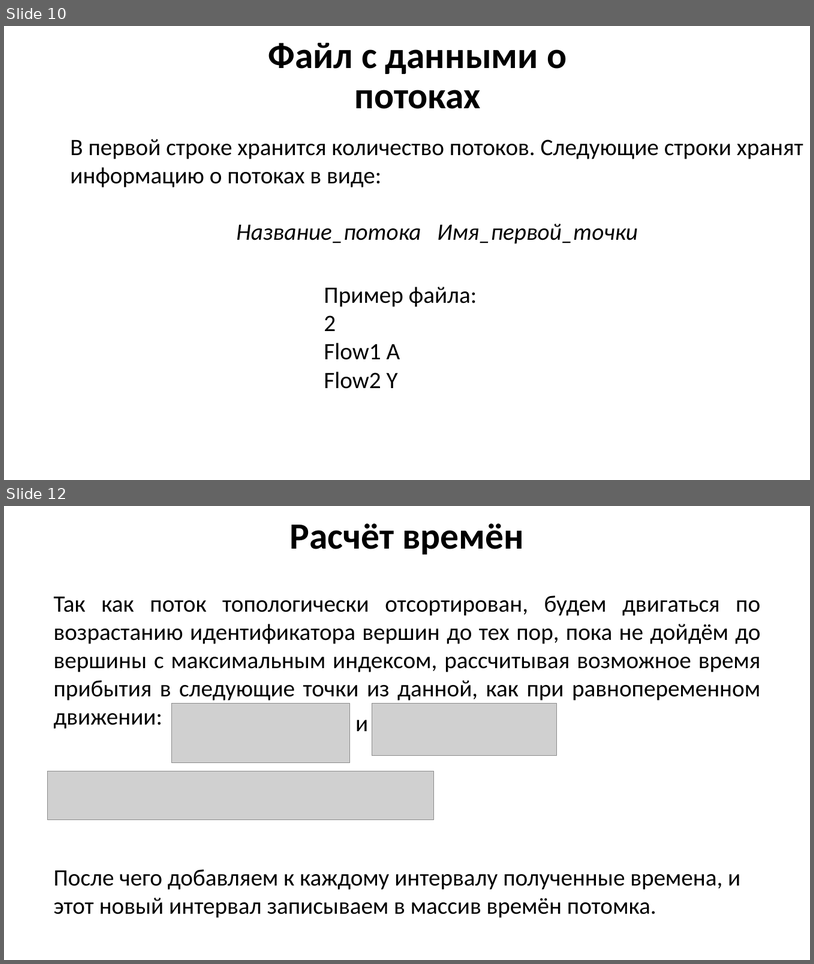
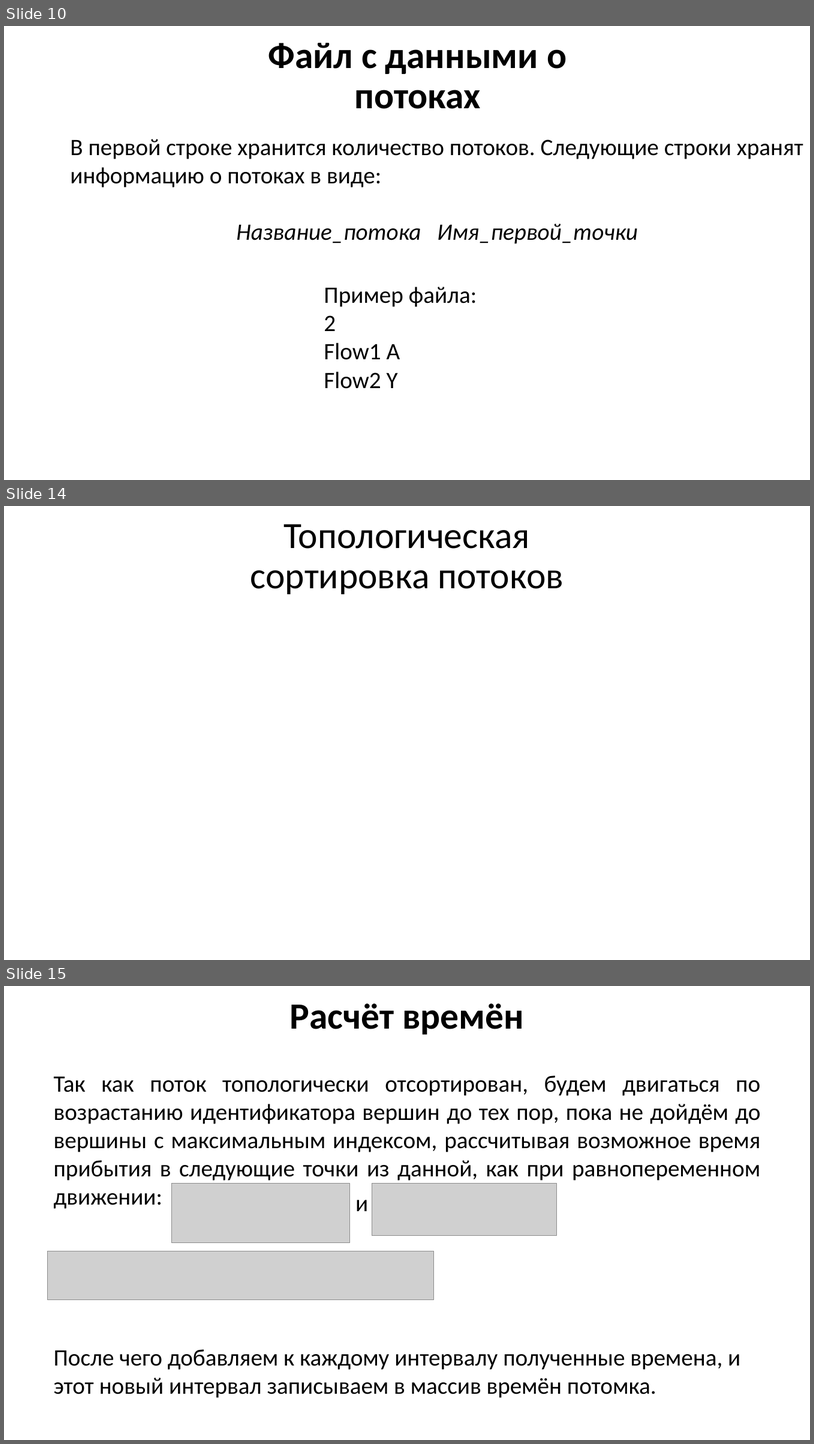
Before and after one commit to GooDgRaF/Bachelor_diplom, a slide deck: Диплом/Презентация ВКР.pptx. Shown one above the other, each under a label of ours: slides 10 and 12 before the commit, slides 10, 14 and 15 after it; the slides between them are not shown. The pictures are 814x964 and 814x1444 pixels, drawn with LibreOffice and Linux fonts; fonts in the diff are those of the drawing; grey boxes stand for pictures; background and template pictures are left out. Boxes give left, top, right and bottom in pixels: in the first picture for what was removed or moved away, otherwise in the second. Text is boxed around its words. In the diff, an @@ line names an element or a change of style, - is before the commit and + after.

```diff
--- a/Диплом/Презентация ВКР.pptx
+++ b/Диплом/Презентация ВКР.pptx
@@ slide 14 added at (4,506,810,960), background picture (left out) @@
@@ text added at (250,524,564,594), 44 pt, text #000000 @@
+Топологическая сортировка потоков
@@ what was slide 12 is now slide 15 @@
```
Also in this commit, not shown: 5 slides changed, 5 other slides added, 1 slide removed, 18 other files.
